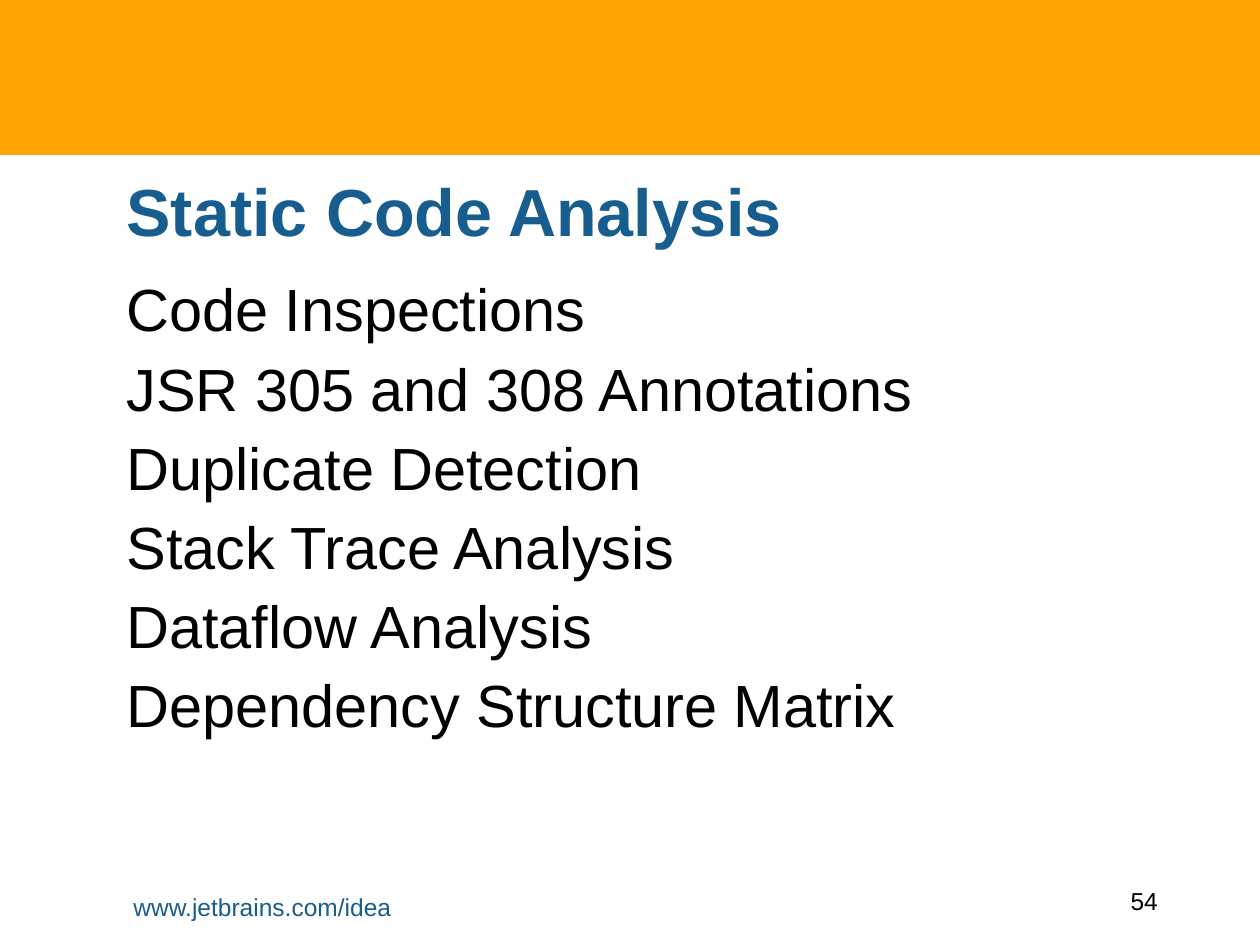
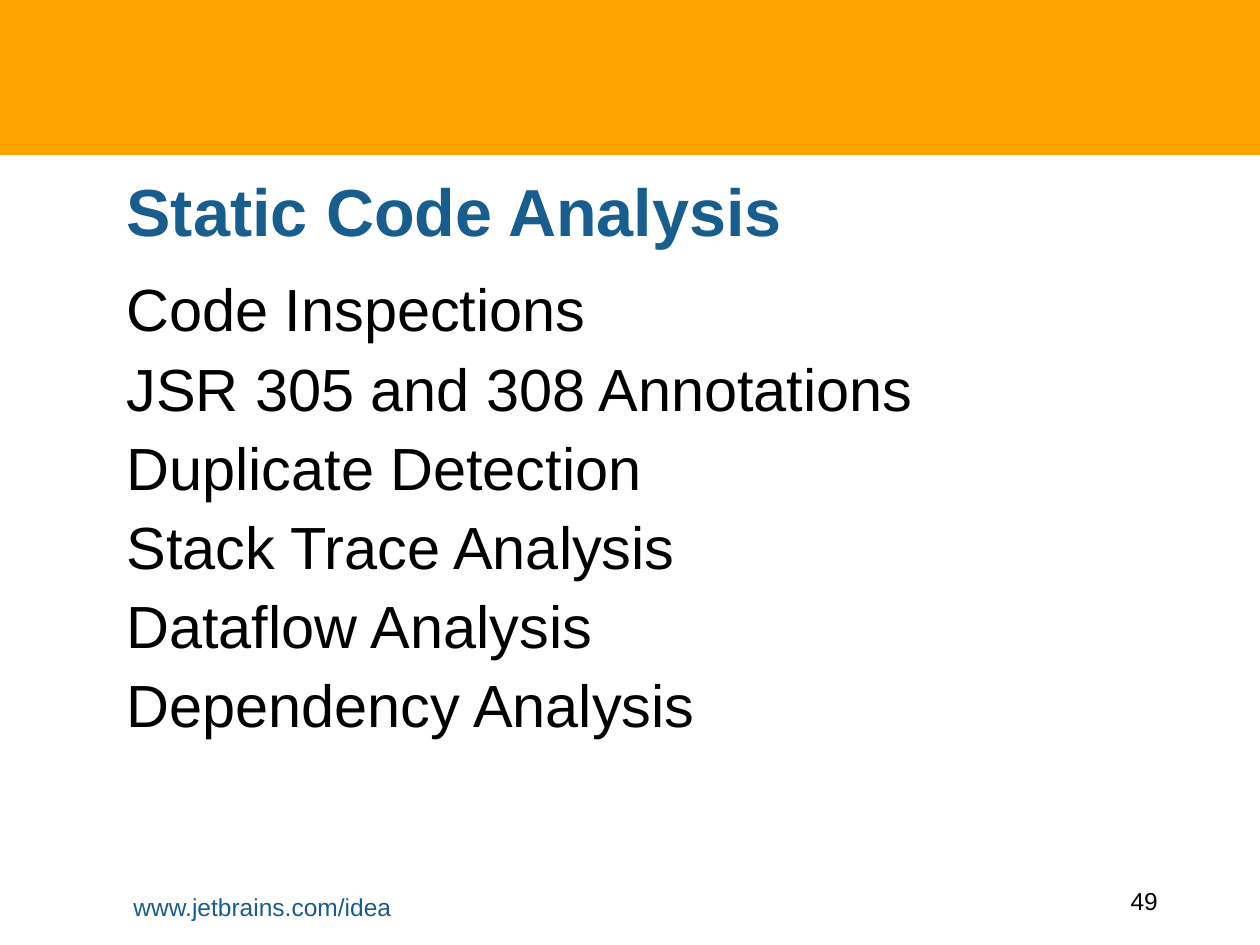
Before and after one commit to HamletDRC/presentations, a slide deck: slide 49 of staticanalysis/StaticAnalysisInIDEA.odp (slide 54 before the commit). Drawn at 1260x945 pixels with LibreOffice and Linux fonts; fonts in the diff are those of the drawing; background and template pictures are left out. Boxes give left, top, right and bottom in pixels: in the first picture for what was removed or moved away, otherwise in the second. Text is boxed around its words. In the diff, an @@ line names an element or a change of style, - is before the commit and + after.

Commit message:
Static Analysis: Final run thru and final version of slides and code.

```diff
--- a/staticanalysis/StaticAnalysisInIDEA.odp
+++ b/staticanalysis/StaticAnalysisInIDEA.odp
@@ text at <box>127,684,694,738</box>: text changed @@
-Dependency Structure Matrix
+Dependency Analysis
@@ page number at <box>1131,893,1158,911</box>: text changed @@
-54
+49
```
Also in this commit, not shown: 9 other slides changed, 4 slides added, 9 slides removed, 1 other file.
